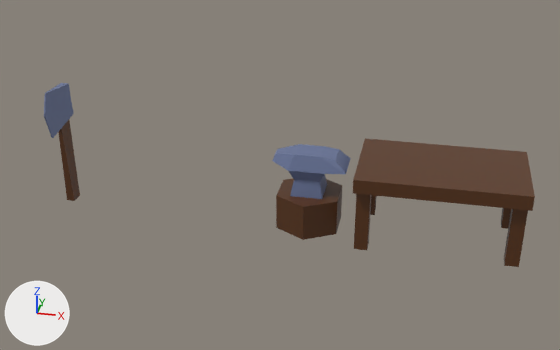
An edit to the Blender file assets/models/items.blend, drawn before and after from the same camera.
Camera for both pictures: a 50 mm lens placed at (10.59, -19.37, 11.32), pointed at (6.48, 0.11, 1.39). Lighting does not change. The marker at lower left points along +X, +Y and +Z.

Names of what the first picture shows: 'Axe', 'Cube.004'.
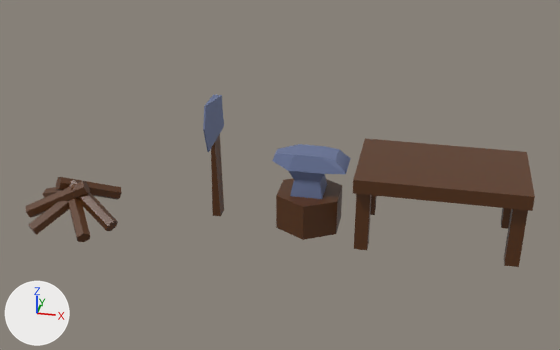
The change, as JSON lines over the scene's bpy script:
```json
{"op": "add", "block": "me_cylinder_005", "code": ["me_cylinder_005 = bpy.data.meshes.new('Cylinder.005')", "me_cylinder_005.from_pydata(...)  # 72 vertices, 48 faces; spans x -6.54..6.33, y -5.93..2.47, z -0.58..2.0", "me_cylinder_005.materials.append(mat_wood)  # brown #5a3517"]}
{"op": "set", "path": "ob_axe.location", "old": "(0.0, 0.0, 0.0)", "new": "(4.63, 0.0, 0.0)"}
{"op": "add", "block": "ob_bonefire", "code": ["ob_bonefire = bpy.data.objects.new('Bonefire', me_cylinder_005)", "ob_bonefire.location = (0.46, 0.03, 0.4)", "ob_bonefire.rotation_euler = (1.983, 0.0, 4.976)  # degrees (114, 0, 285)", "ob_bonefire.scale = (0.22, 0.22, 1.0)"]}
```

Where the change shows, as pixel boxes [x1, y1, x2, y2] in the pictures (560 x 350 px):
```json
{"object": "Axe", "change": "moved", "before": [44, 83, 80, 201], "after": [203, 95, 224, 216]}
{"object": "Bonefire", "change": "added", "after": [25, 177, 122, 242], "on screen": "brown"}
```
